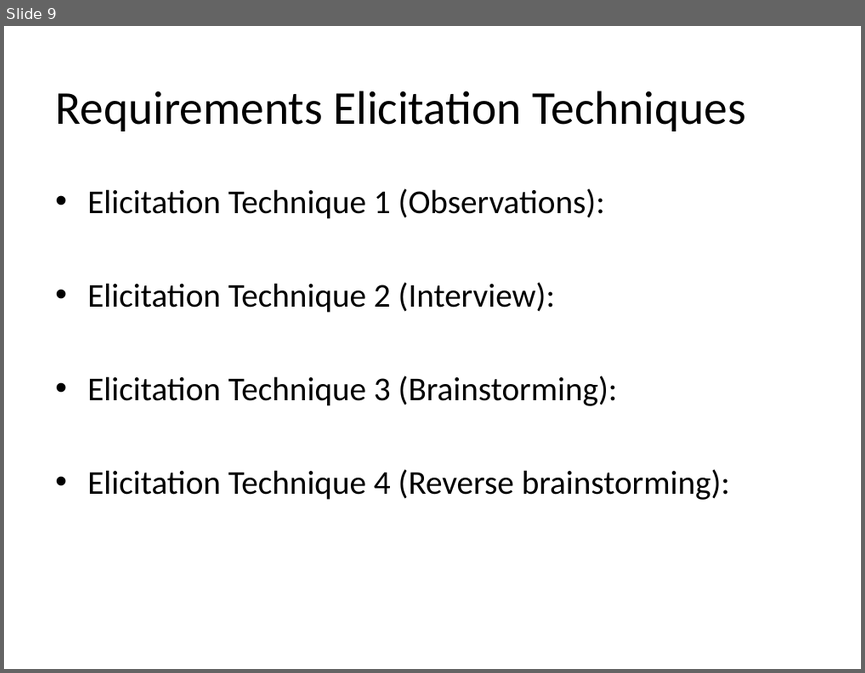
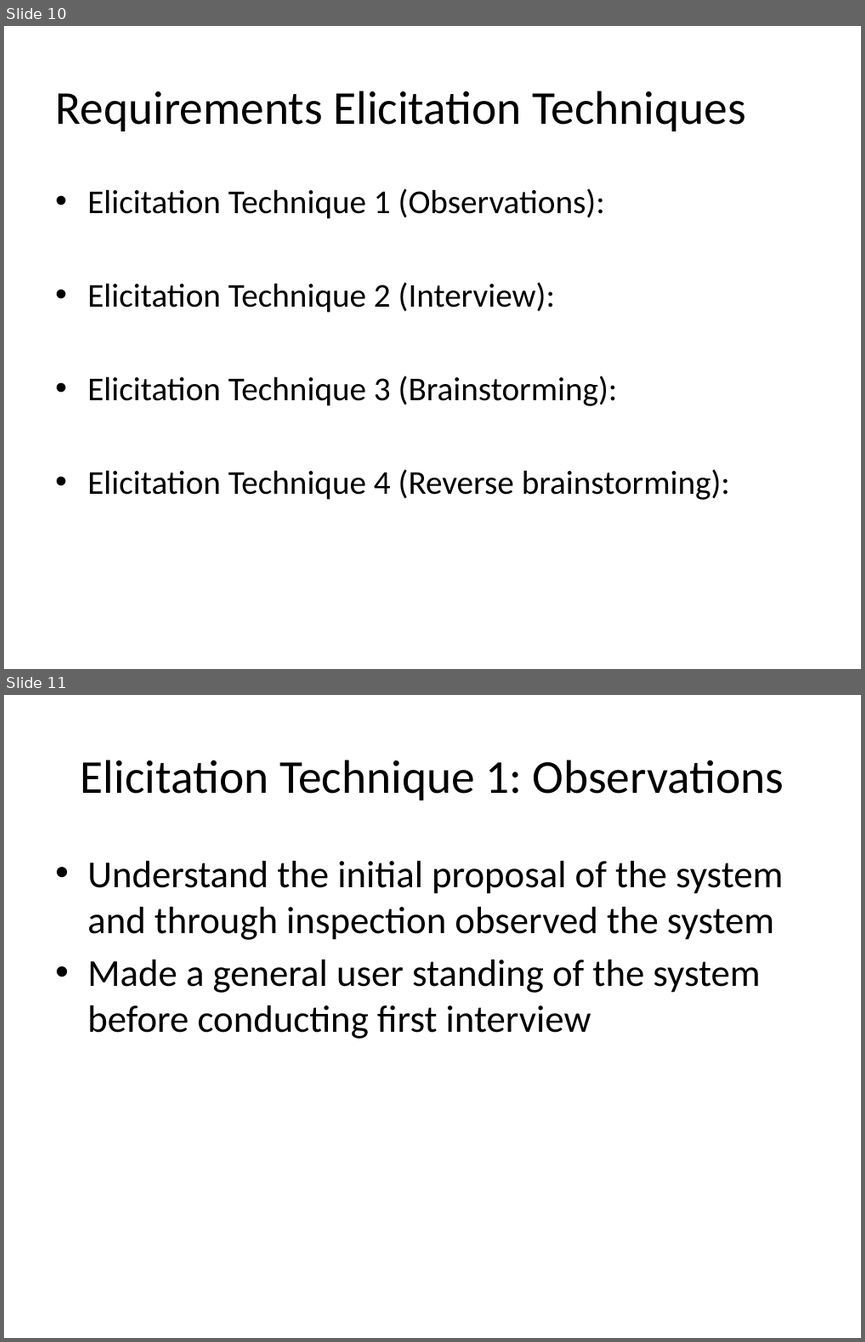
Before and after one commit to alihsn2010/REDocument, a slide deck: Software Requirement Engineering and product management.pptx. Shown one above the other, each under a label of ours: slide 9 before the commit, slides 10 and 11 after it. The pictures are 865x673 and 865x1342 pixels, drawn with LibreOffice and Linux fonts; fonts in the diff are those of the drawing. Boxes give left, top, right and bottom in pixels: in the first picture for what was removed or moved away, otherwise in the second. Text is boxed around its words. In the diff, an @@ line names an element or a change of style, - is before the commit and + after.

```diff
--- a/Software Requirement Engineering and product management.pptx
+++ b/Software Requirement Engineering and product management.pptx
@@ slide 11 added at [4, 695, 861, 1338], background #FFFFFF @@
@@ title added at [80, 760, 784, 800], 39.6 pt, text #000000 @@
+Elicitation Technique 1: Observations
@@ text added at [87, 861, 783, 1038], 32 pt, text #000000 @@
+• Understand the initial proposal of the system and through inspection observed the system
+• Made a general user standing of the system before conducting first interview
@@ what was slide 9 is now slide 10 @@
```
Also in this commit, not shown: 4 slides changed, 20 other slides added, 2 slides removed.
